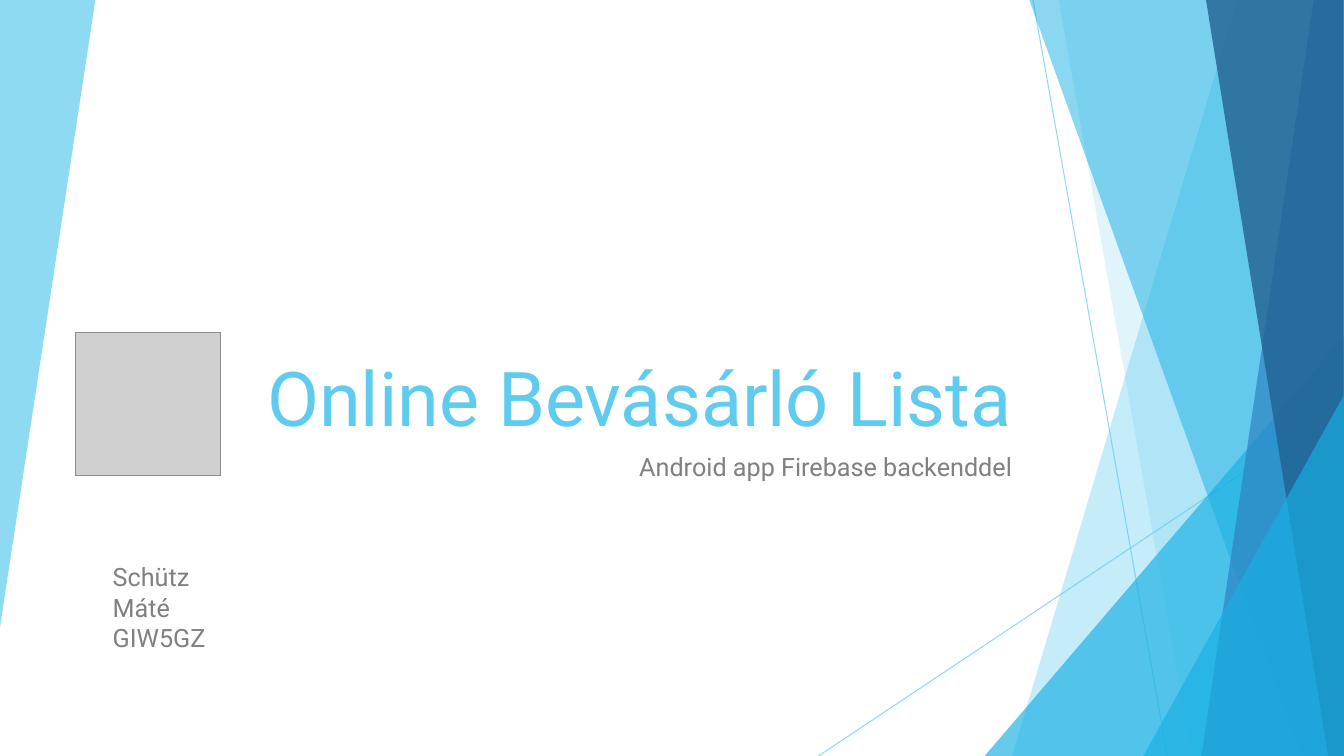
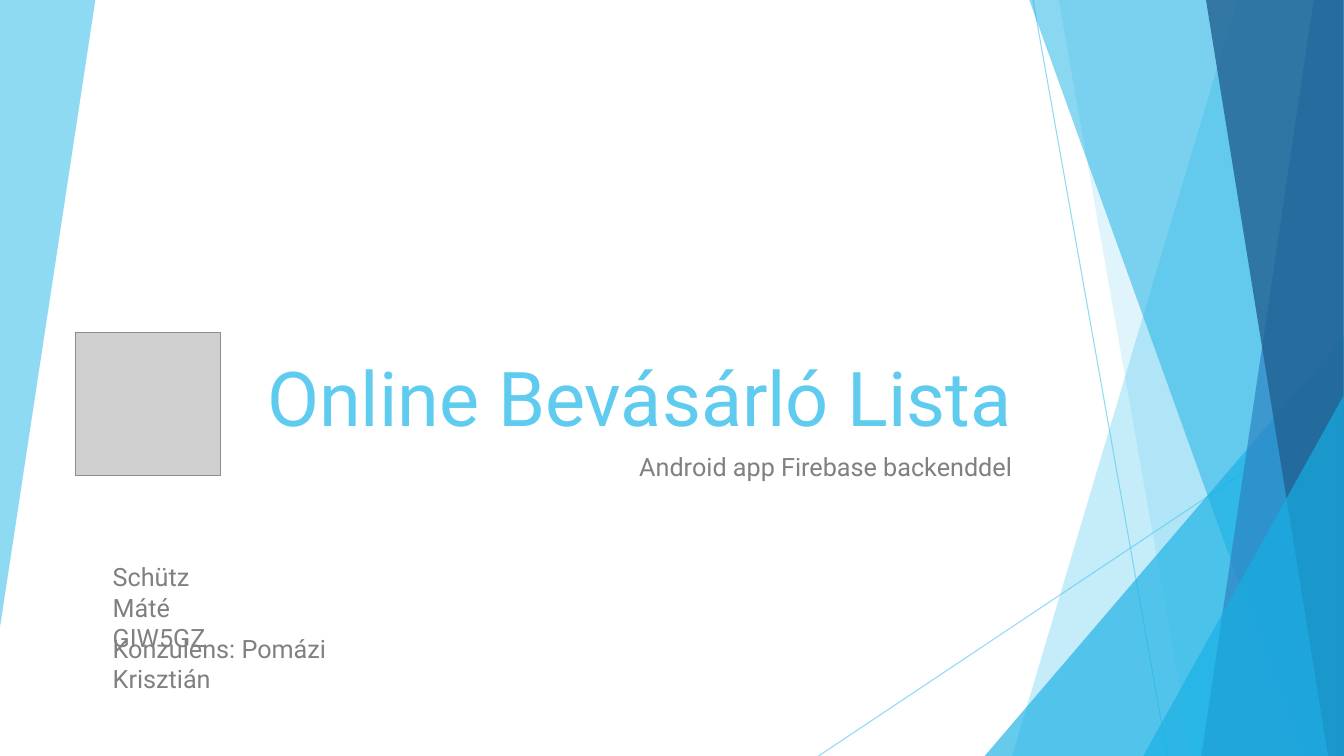
Before and after one commit to Maxtr0n/ShoppingListAndroid, a slide deck: slide 1 of bemutato.pptx. Drawn at 1344x756 pixels with LibreOffice and Linux fonts; fonts in the diff are those of the drawing; grey boxes stand for pictures. Boxes give left, top, right and bottom in pixels: in the first picture for what was removed or moved away, otherwise in the second. Text is boxed around its words. In the diff, an @@ line names an element or a change of style, - is before the commit and + after.

```diff
--- a/bemutato.pptx
+++ b/bemutato.pptx
@@ text added at box(113, 635, 326, 688), 18 pt, text #808080 @@
+Konzulens: Pomázi Krisztián
```
